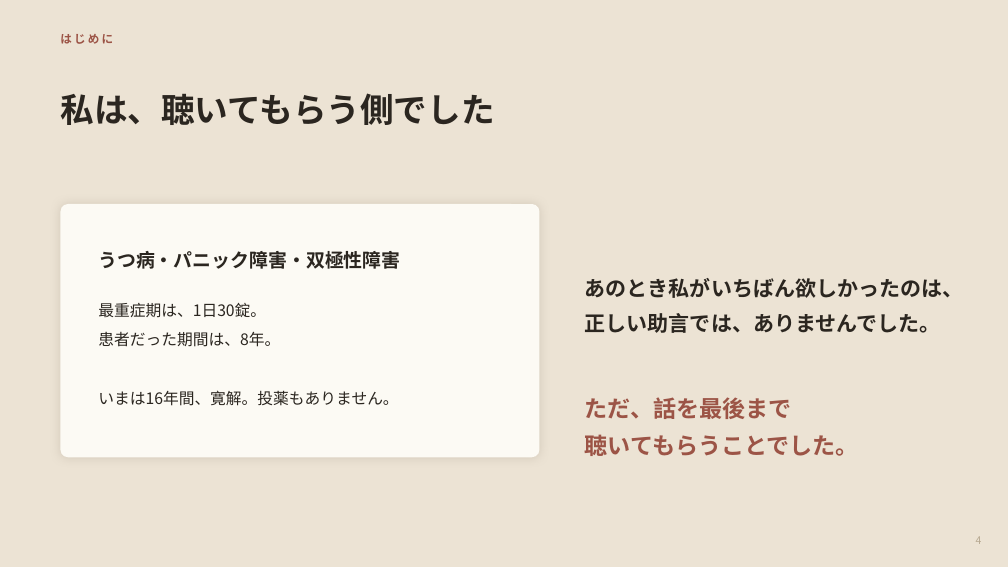
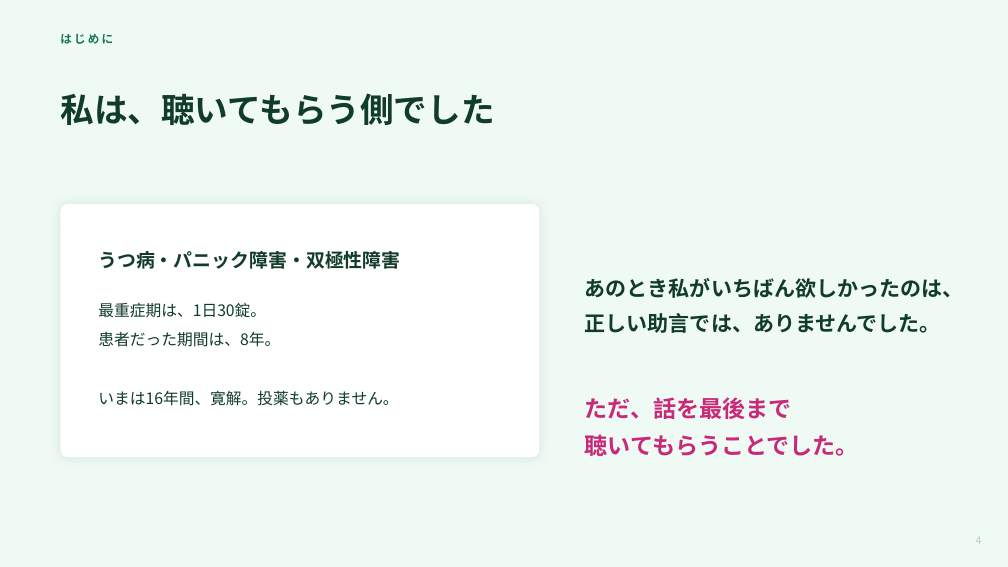
Before and after one commit to mananyon/manayonekura, a slide deck: slide 4 of docs/slides/APNET-keicho-60min.pptx. Drawn at 1008x567 pixels with LibreOffice and Linux fonts; fonts in the diff are those of the drawing. Boxes give left, top, right and bottom in pixels: in the first picture for what was removed or moved away, otherwise in the second. Text is boxed around its words. In the diff, an @@ line names an element or a change of style, - is before the commit and + after.

```diff
--- a/docs/slides/APNET-keicho-60min.pptx
+++ b/docs/slides/APNET-keicho-60min.pptx
@@ background #ECE3D4 to #F0FAF5 @@
@@ text "はじめに" at <box>60,34,113,44</box>: text colour #9C5446 to #17784A @@
@@ rounded rectangle at <box>60,204,540,457</box>: fill #FCFAF4 to #FFFFFF; shadow changed @@
@@ text colour #2B2620 to #123C2A in 4 elements at <box>60,93,494,125</box>, <box>98,251,400,269</box>, <box>98,303,398,406</box>, <box>585,278,964,333</box> @@
@@ text "ただ、話を最後まで" at <box>585,397,859,456</box>: text colour #9C5446 to #C92A78 @@
@@ text "4" at <box>976,536,982,544</box>: text colour #B7A991 to #AFD2C1 @@
```
Also in this commit, not shown: 62 other slides changed, 2 other files.
